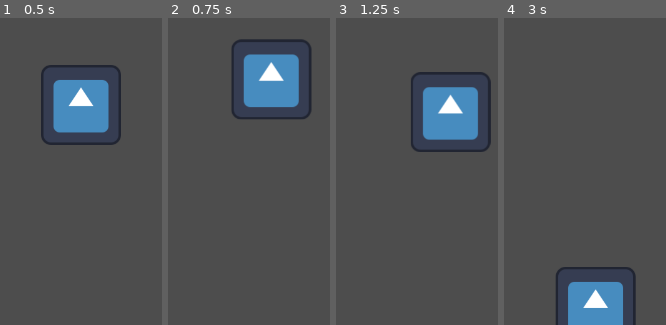
Above: before the commit, frames 1-4 (left to right).
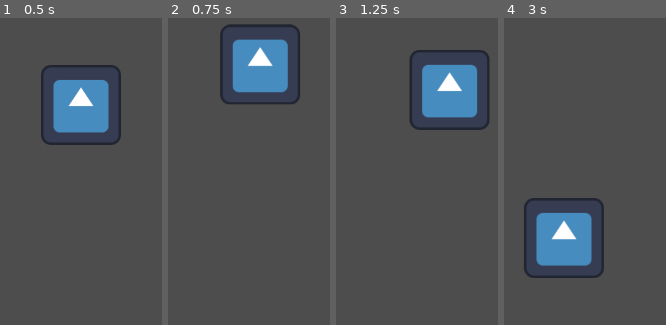
Above: after the commit, the same moments.

Repository: WinterAtne/Cancer_Bear
Game: Godot game, scene res://scenes/main.tscn
Two runs of this game, one before a commit and one after it. Both use one fixed random seed, a clock stepped at 60 frames per second and the inputs below. The engine's default icon, where the game draws it, is replaced by a stand-in: a white triangle on a blue panel in a dark square.
Inputs:
- Up to frame 1 (0.5 s): no input
- Up to frame 2 (0.75 s): hold D (right) from 0.53 s (still down); hold W (up) from 0.53 s (still down)
- Up to frame 3 (1.25 s): keep holding D (right); keep holding W (up)
- Up to frame 4 (3 s): release W (up) at 1.28 s; tap W (up) at 1.35, 1.52, 1.82, 2.85 s; release D (right) at 2.03 s; hold A (left) 2.03-2.78 s; hold W (up) 2.03-2.78 s; hold D (right) from 2.78 s (still down)

Frame 1 is identical in both runs. In frame 2, 8.4% of the frame differs, in the area x 32-89%, y 1-33%; in frame 3, 7.7%; in frame 4, 13%, in the area x 12-82%, y 58-100%.

Commit message:
Improved movement system

Diff:
--- a/scenes/player/player.gd
+++ b/scenes/player/player.gd
@@ -1,24 +1,63 @@
 extends CharacterBody2D
 
+#Parameters
+var speed : float = 300.0
+var acceleration : float = 1200
 
-const SPEED = 300.0
-const JUMP_VELOCITY = -400.0
+var jump_velocity : float = -600.0
+var jump_cancel_multiple : float = .3333333
+var gravity : float = ProjectSettings.get_setting("physics/2d/default_gravity")
+var max_fall_velocity : float = 1200
 
-# Get the gravity from the project settings to be synced with RigidBody nodes.
-var gravity = ProjectSettings.get_setting("physics/2d/default_gravity")
+#State
+var jump_buffered : bool = false
+var jump_canceled : bool = false
+
+func _physics_process(delta):
+	vertical_movement(delta)
+	horizontal_movement(delta)
+
+	move_and_slide()
 
 
-func _physics_process(delta):
-	if not is_on_floor():
+func horizontal_movement(delta : float) -> void:
+	var direction = Input.get_axis("left", "right")
+
+	if direction:
+		velocity.x = move_toward(velocity.x, speed * direction, delta * acceleration)
+
+	else:
+		velocity.x = move_toward(velocity.x, 0, delta * acceleration)
+
+
+
+func vertical_movement(delta : float) -> void:
+	#Input:
+	if Input.is_action_just_pressed("up"):
+		jump_buffered = true
+		jump_canceled = false
+
+	elif Input.is_action_just_released("up"):
+		jump_buffered = false
+		jump_canceled = true
+
+
+	#Actual Movement
+	if is_on_floor():
+		if jump_buffered:
+			velocity.y = jump_velocity
+			jump_buffered = false
+
+
+		return
+
+
+	if jump_canceled and velocity.y < 0:
+		velocity.y *= jump_cancel_multiple
+		jump_canceled = false
+		return
+
+
+	#Ensures we don't start falling really fast
+	if velocity.y < max_fall_velocity:
 		velocity.y += gravity * delta
-
-	if Input.is_action_pressed("up") and is_on_floor():
-		velocity.y = JUMP_VELOCITY
-
-	var direction = Input.get_axis("left", "right")
-	if direction:
-		velocity.x = direction * SPEED
-	else:
-		velocity.x = move_toward(velocity.x, 0, SPEED)
-
-	move_and_slide()
